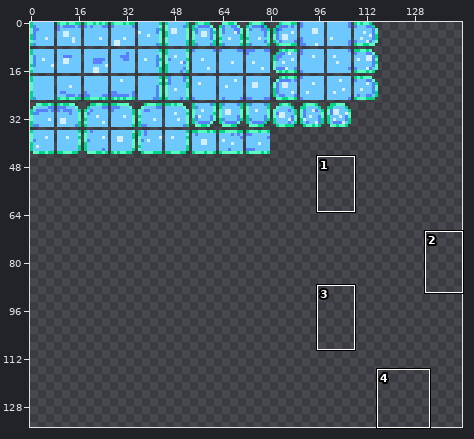
Two states of a sprite sheet, Tiles/Riven/Amoeba_Fluid_Glow.png. Above, an overview of the earlier version with the close-up marked.
Close-up. Before the edit:
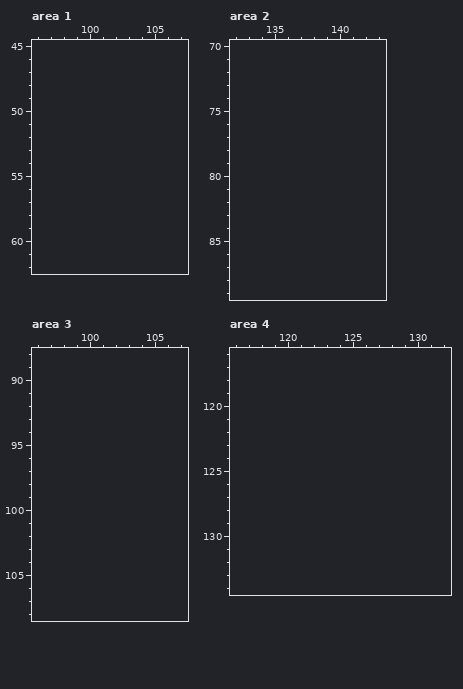
The file is 232x88 pixels, drawn in blocks of 2x2; one block is one cell here. Shown: area 1: x 96..107, y 45..62; area 2: x 132..143, y 70..89; area 3: x 96..107, y 88..108; area 4: x 116..132, y 116..134. The old version is drawn lined up with the new one, on the new canvas. The commit also changed other parts of the picture, which this record leaves out.
Now the later version:
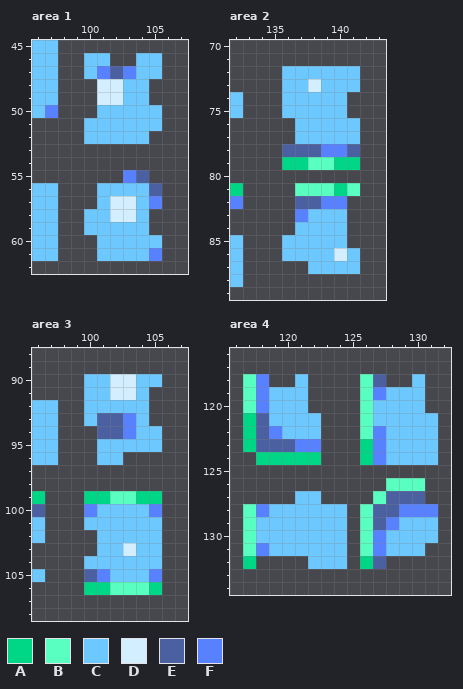
Palette (. is transparent): A #00d786  B #58ffc0  C #6cc8ff  D #d3efff  E #4b60a1  F #5881ff
Edits made:
canvas 116x44 -> 144x135
Area 1:
y 45: x 96..97 .. -> CC
y 46: x 96..97 .. -> CC; x 100..101 .. -> CC; x 104..105 .. -> CC
y 47: x 96..97 .. -> CC; x 100..105 ...... -> CFEFCC
y 48..49: x 96..97 .. -> CC; x 101..104 .... -> DDCC
y 50: x 96..97 .. -> CF; x 101..105 ..... -> CCCCC
y 51: x 100..105 ...... -> CCCCCC
y 52: x 100..104 ..... -> CCCCC
y 55: x 103..104 .. -> FE
y 56: x 96..97 .. -> CC; x 101..105 ..... -> CCCCE
y 57: x 96..97 .. -> CC; x 101..105 ..... -> CDDCF
y 58: x 96..97 .. -> CC; x 100..104 ..... -> CCDDC
y 59: x 96..97 .. -> CC; x 100..104 ..... -> CCCCC
y 60: x 96..97 .. -> CC; x 101..105 ..... -> CCCCC
y 61: x 96..97 .. -> CC; x 101..105 ..... -> CCCCF
Area 2:
y 72: x 136..141 ...... -> CCCCCC
y 73: x 136..141 ...... -> CCDCCC
y 74..75: x 132 . -> C; x 136..140 ..... -> CCCCC
y 76..77: x 137..141 ..... -> CCCCC
y 78: x 136..141 ...... -> EEEFFE
y 79: x 136..141 ...... -> AABBAA
y 81: x 132 . -> A; x 137..141 ..... -> BBBAB
y 82: x 132 . -> F; x 137..140 .... -> EEFF
y 83: x 137..140 .... -> FCCC
y 84: x 137..140 .... -> CCCC
y 85: x 132 . -> C; x 136..140 ..... -> CCCCC
y 86: x 132 . -> C; x 136..141 ...... -> CCCCDC
y 87: x 132 . -> C; x 138..141 .... -> CCCC
y 88: x 132 . -> C
Area 3:
y 90: x 100..105 ...... -> CCDDCC
y 91: x 100..104 ..... -> CCDDC
y 92: x 96..97 .. -> CC; x 100..104 ..... -> CCCCC
y 93: x 96..97 .. -> CC; x 100..104 ..... -> CEEFC
y 94: x 96..97 .. -> CC; x 101..105 ..... -> EEFCC
y 95: x 96..97 .. -> CC; x 101..105 ..... -> CCCCC
y 96: x 96..97 .. -> CC; x 101..102 .. -> CC
y 99: x 96 . -> A; x 100..105 ...... -> AABBAA
y 100: x 96 . -> E; x 100..105 ...... -> FCCCCF
y 101: x 96 . -> C; x 100..105 ...... -> CCCCCC
y 102: x 96 . -> C; x 101..105 ..... -> CCCCC
y 103: x 101..105 ..... -> CCDCC
y 104: x 100..105 ...... -> CCCCCC
y 105: x 96 . -> C; x 100..105 ...... -> EFCCCF
y 106: x 100..105 ...... -> AABBBA
Area 4:
y 118: x 117..118 .. -> BF; x 121 . -> C; x 126..127 .. -> BE; x 130 . -> C
y 119: x 117..121 ..... -> BFCCC; x 126..130 ..... -> BFCCC
y 120: x 117..121 ..... -> BFCCC; x 126..130 ..... -> BCCCC
y 121: x 117..122 ...... -> AECCCC; x 126..131 ...... -> BCCCCC
y 122: x 117..122 ...... -> AEFCCC; x 126..131 ...... -> BFCCCC
y 123: x 117..122 ...... -> AEEEFF; x 126..131 ...... -> AFCCCC
y 124: x 118..122 ..... -> AAAAA; x 126..131 ...... -> AFCCCC
y 126: x 128..130 ... -> BBB
y 127: x 121..122 .. -> CC; x 127..130 .... -> BEEE
y 128: x 117..124 ........ -> BFCCCCCC; x 126..131 ...... -> BEEFFF
y 129: x 117..124 ........ -> BCCCCCCC; x 126..131 ...... -> BEFCCC
y 130: x 117..124 ........ -> BCCCCCCC; x 126..131 ...... -> BFCCCC
y 131: x 117..124 ........ -> BFCCCCCC; x 126..130 ..... -> BFCCC
y 132: x 117 . -> A; x 122..124 ... -> CCC; x 126..127 .. -> AE
Where, in picture pixels (left, top, right, bottom), the same in both close-ups:
added: (32, 40, 162, 261)
added: (230, 66, 360, 287)
added: (32, 374, 162, 595)
added: (243, 374, 438, 569)
